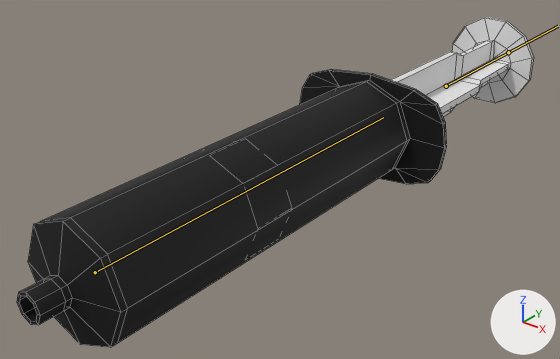
The FBX model care-up/Assets/Resources_moved/Models/Syringe50ml.fbx, before and after one commit.
Camera for both pictures: a camera (50 mm lens) standing at (0.153, -0.182, 0.116) and looking at (-0.013, 0.027, -0.013). Arrows for +X, +Y and +Z are at lower right; the lights stay in place. Both versions are drawn at frame 1382 of the action '50mlArmature|50ml_AdminiserViaPEG_SQ2_L_Lib.006'; the numbers are the values there. The bones that bend it are drawn over the model as lines. Mesh edges are drawn as thin lines.

Names of what the first picture shows: 'syringe_50mm_barrel', 'syringe_50mm_plunger'.
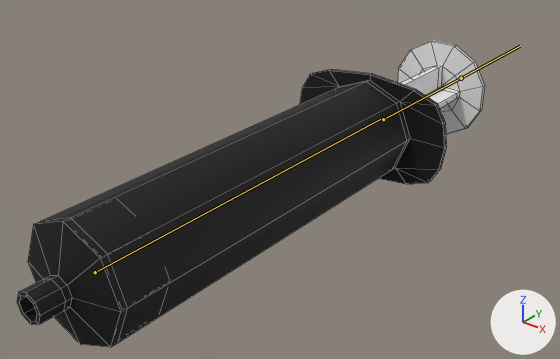
The change in detail:
Bone 'PlungerBone' (bone_plungerbone) moves from (0.0, 0.0525, 0.0) to (0.0, -0.0015, 0.0).

Location of each change, (x1, y1, x2, y2) in pixels of the pictures (560 x 359 px):
'syringe_50mm_plunger', posed
    before: (391, 17, 533, 117)
    after: (397, 41, 485, 135)
bone 'PlungerBone', root to tip
    before: (446, 86) to (508, 52)
    after: (383, 119) to (461, 78)
